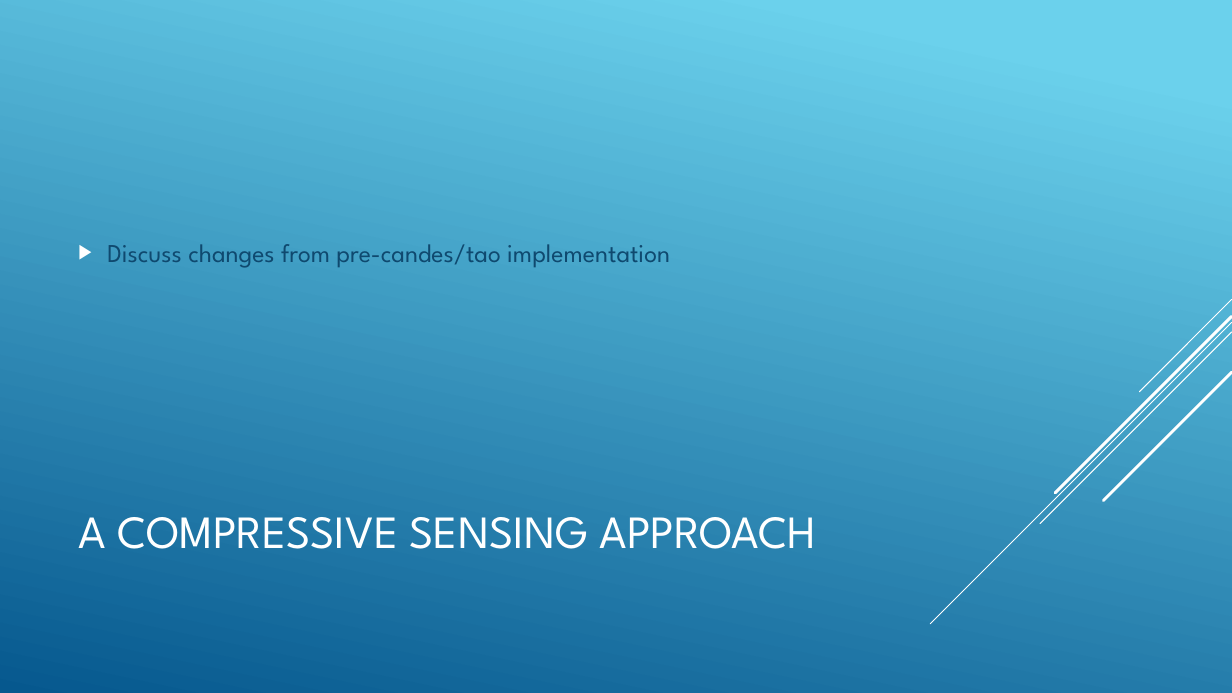
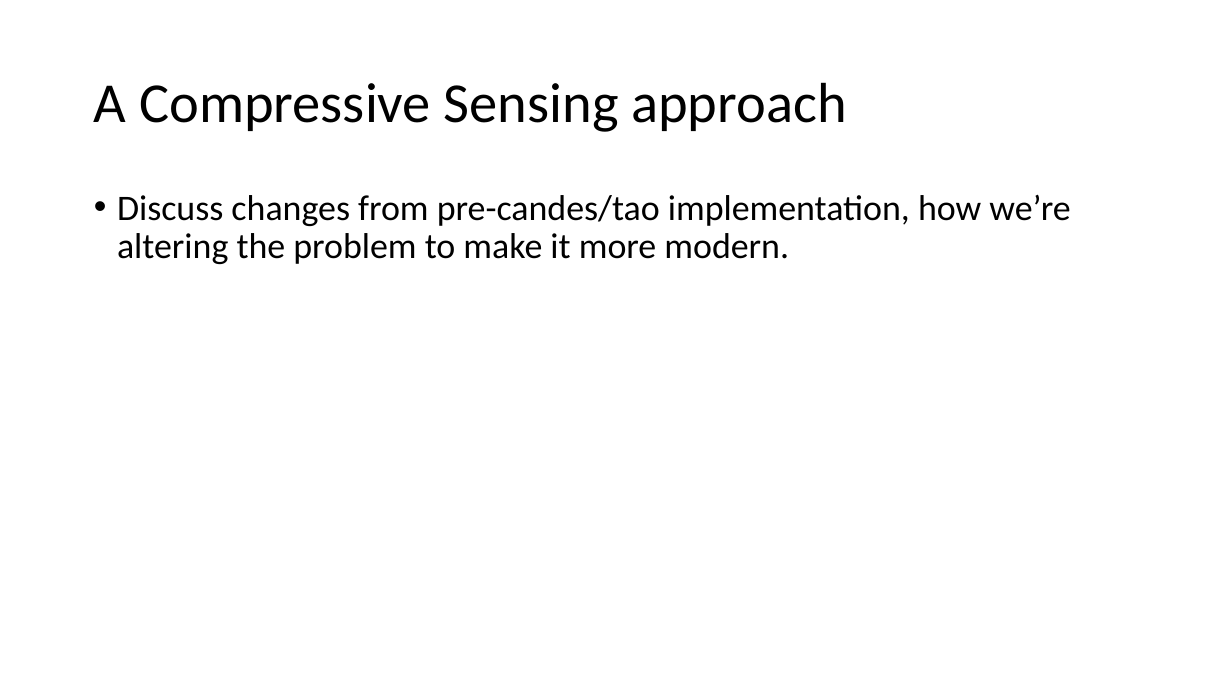
Before and after one commit to esaracin/compressive-sensing-cocktail-party-problem, a slide deck: slide 7 of slide/slides.pptx. Drawn at 1232x693 pixels with LibreOffice and Linux fonts; fonts in the diff are those of the drawing. Boxes give left, top, right and bottom in pixels: in the first picture for what was removed or moved away, otherwise in the second. Text is boxed around its words. In the diff, an @@ line names an element or a change of style, - is before the commit and + after.

```diff
--- a/slide/slides.pptx
+++ b/slide/slides.pptx
@@ background gradient #6ED2EB to #06588E to #FFFFFF @@
@@ title at [94, 82, 846, 132]: text changed; size 36 to 44 pt; font League Spartan to Calibri; text colour #FFFFFF to #000000 @@
-A COMPRESSIVE SENSING APPROACH
+A Compressive Sensing approach
@@ text "Discuss changes from pre-candes/tao implementation, ..." at [117, 194, 1070, 264]: vertical alignment middle to top @@
@@ text at [117, 194, 1070, 264]: text changed; size 20 to 28 pt; font League Spartan to Calibri; text colour #0F496F to #000000 @@
-▶ Discuss changes from pre-candes/tao implementation
+• Discuss changes from pre-candes/tao implementation, how we’re altering the problem to make it more modern.
@@ group removed at [931, 299, 1232, 624]: 5 lines @@
```
Also in this commit, not shown: 8 other slides changed, 1 slide added, 1 slide removed.
